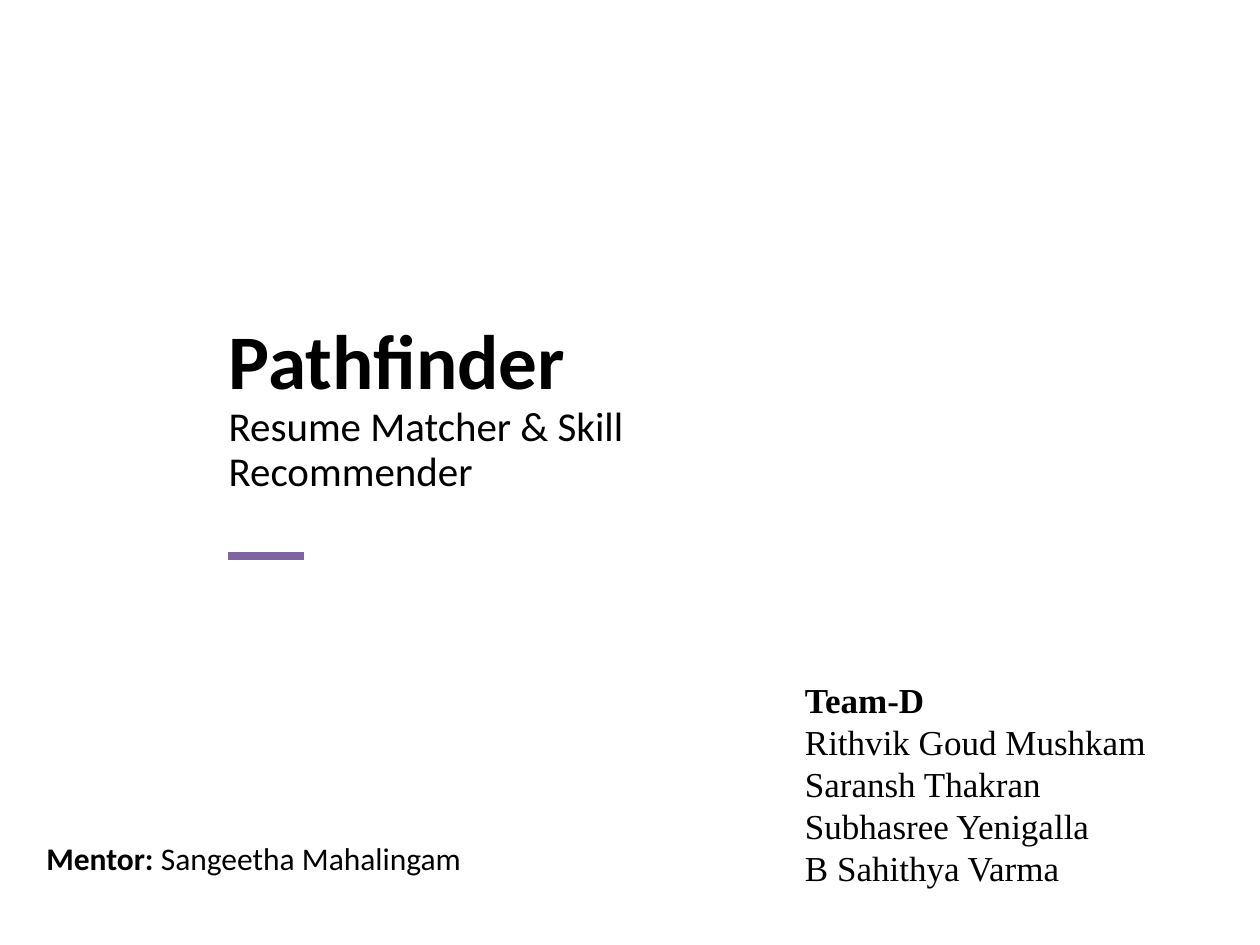
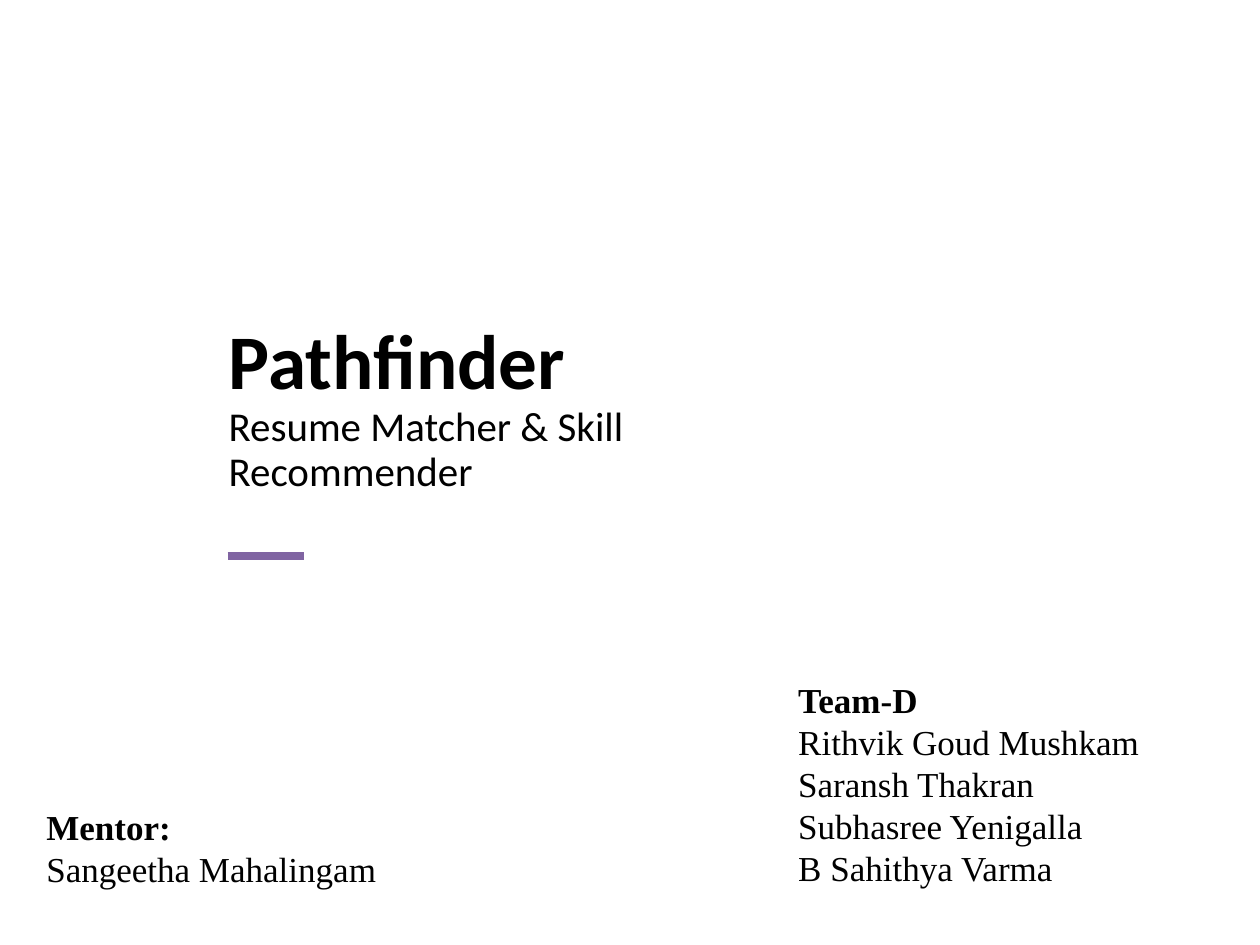
Before and after one commit to rithvik0906/SkillMatch-Resume-Matcher-and-Skill-Recommender, a slide deck: slide 1 of Pathfinder_Presentation.pptx. Drawn at 1260x945 pixels with LibreOffice and Linux fonts; fonts in the diff are those of the drawing; background and template pictures are left out. Boxes give left, top, right and bottom in pixels: in the first picture for what was removed or moved away, otherwise in the second. Text is boxed around its words. In the diff, an @@ line names an element or a change of style, - is before the commit and + after.

```diff
--- a/Pathfinder_Presentation.pptx
+++ b/Pathfinder_Presentation.pptx
@@ text "Team-D": place and size @@
-text "Team-D" at (805,690,1145,888)
+text "Team-D" at (798,690,1139,888)
@@ text at (46,817,376,889): text changed; size 18 to 20 pt; font Calibri to Times New Roman @@
-Mentor: Sangeetha Mahalingam
+Mentor:
+Sangeetha Mahalingam
```
Also in this commit, not shown: 1 other file.
